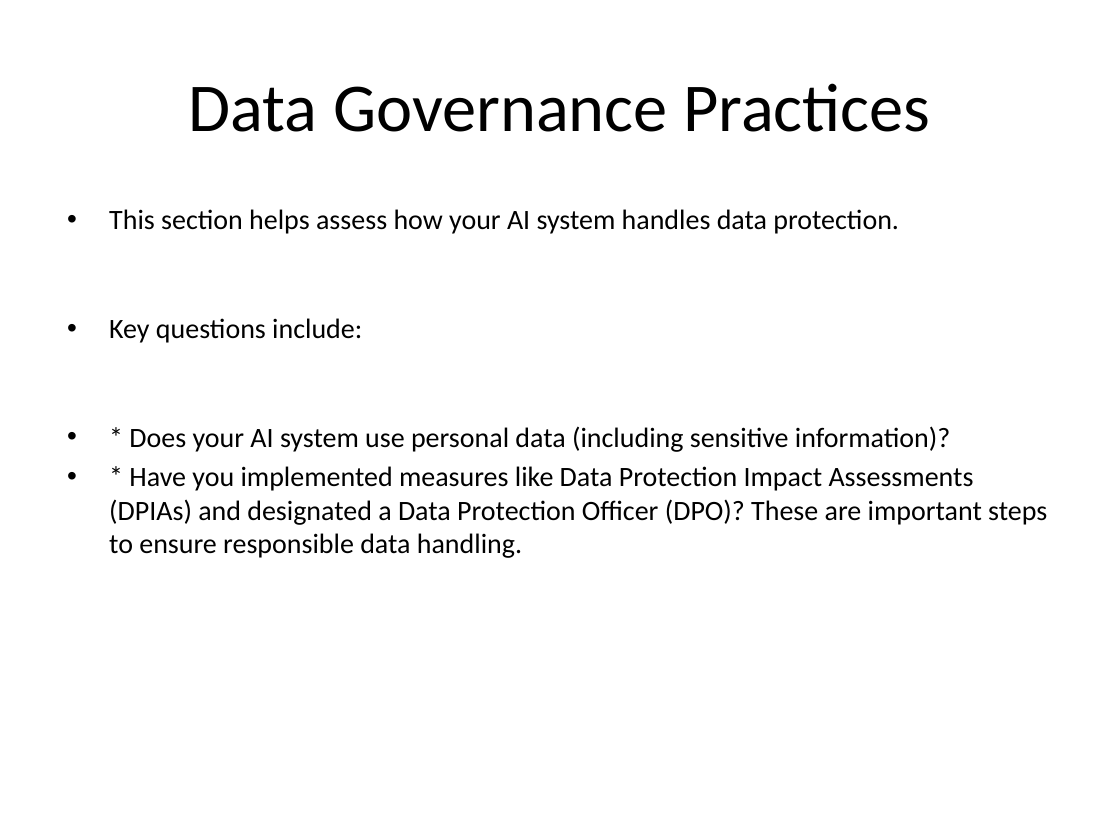
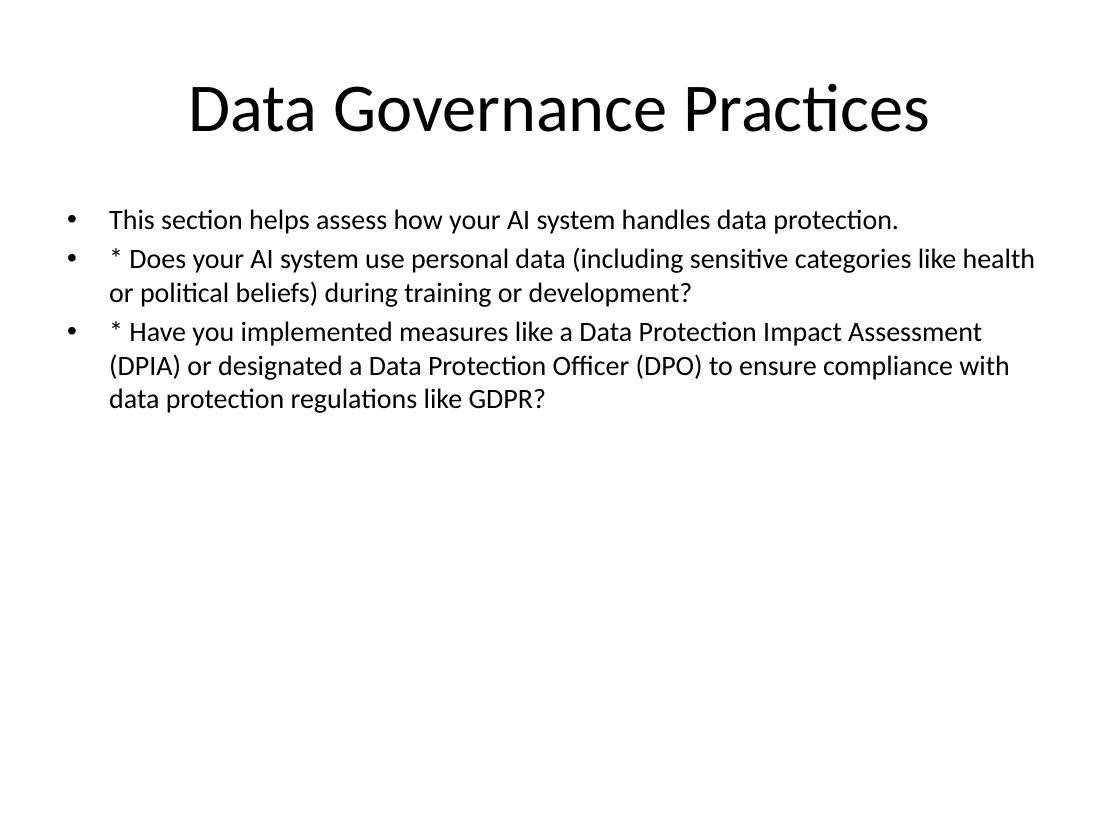
Before and after one commit to soumyajee/PPT_Slide_Agents, a slide deck: slide 17 of presentation.pptx. Drawn at 1120x840 pixels with LibreOffice and Linux fonts; fonts in the diff are those of the drawing. Boxes give left, top, right and bottom in pixels: in the first picture for what was removed or moved away, otherwise in the second. Text is boxed around its words. In the diff, an @@ line names an element or a change of style, - is before the commit and + after.

```diff
--- a/presentation.pptx
+++ b/presentation.pptx
@@ text at box(109, 247, 1035, 413): text changed @@
-• Key questions include:
-• * Does your AI system use personal data (including sensitive information)?
-• * Have you implemented measures like Data Protection Impact Assessments (DPIAs) and designated a Data Protection Officer (DPO)? These are important steps to ensure responsible data handling.
+• * Does your AI system use personal data (including sensitive categories like health or political beliefs) during training or development?
+• * Have you implemented measures like a Data Protection Impact Assessment (DPIA) or designated a Data Protection Officer (DPO) to ensure compliance with data protection regulations like GDPR?
```
Also in this commit, not shown: 37 other slides changed.
